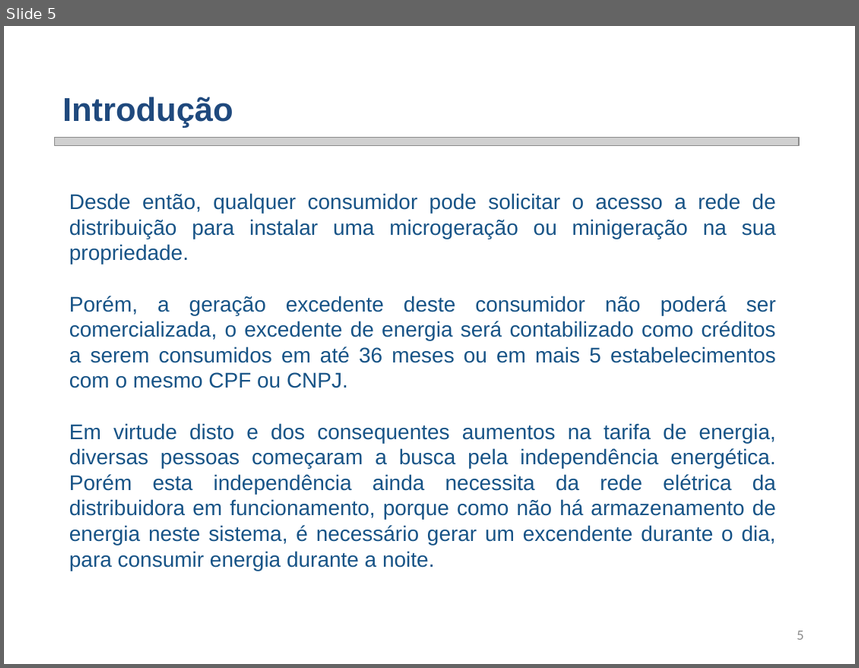
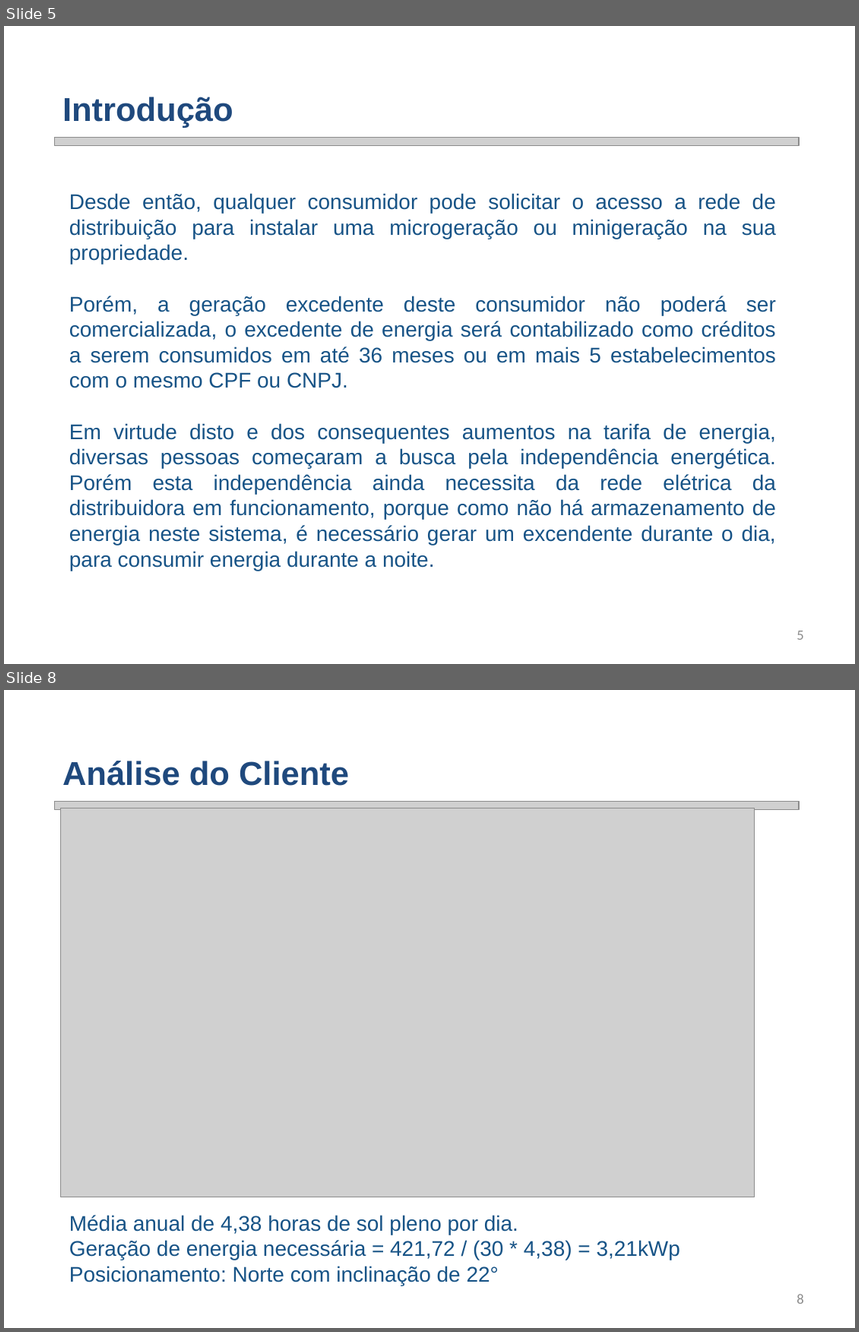
Before and after one commit to smarley2/SGR, a slide deck: Renes/Trabalho 2/SGR Trabalho 2 - Sistema Fotovoltaico.pptx. Shown one above the other, each under a label of ours: slide 5 before the commit, slides 5 and 8 after it; the slides between them are not shown. The pictures are 859x668 and 859x1332 pixels, drawn with LibreOffice and Linux fonts; fonts in the diff are those of the drawing; grey boxes stand for pictures; background and template pictures are left out. Boxes give left, top, right and bottom in pixels: in the first picture for what was removed or moved away, otherwise in the second. Text is boxed around its words. In the diff, an @@ line names an element or a change of style, - is before the commit and + after.

```diff
--- a/Renes/Trabalho 2/SGR Trabalho 2 - Sistema Fotovoltaico.pptx
+++ b/Renes/Trabalho 2/SGR Trabalho 2 - Sistema Fotovoltaico.pptx
@@ slide 8 added at (4, 690, 855, 1328), background picture (left out) @@
@@ text added at (63, 761, 349, 786), 28 pt, text #1F497D, bold @@
+Análise do Cliente
@@ picture added at (54, 802, 799, 810) @@
@@ picture added at (61, 809, 755, 1198) @@
@@ text added at (69, 1215, 680, 1286), 18 pt, text #175386 @@
+  Média anual de 4,38 horas de sol pleno por dia.
+  Geração de energia necessária = 421,72 / (30 * 4,38) = 3,21kWp
+  Posicionamento: Norte com inclinação de 22°
@@ page number added at (797, 1294, 804, 1304), 12 pt, text #8C8C8C @@
+8
```
Also in this commit, not shown: 2 slides changed, 17 other slides added, 25 slides removed, 23 other files.
